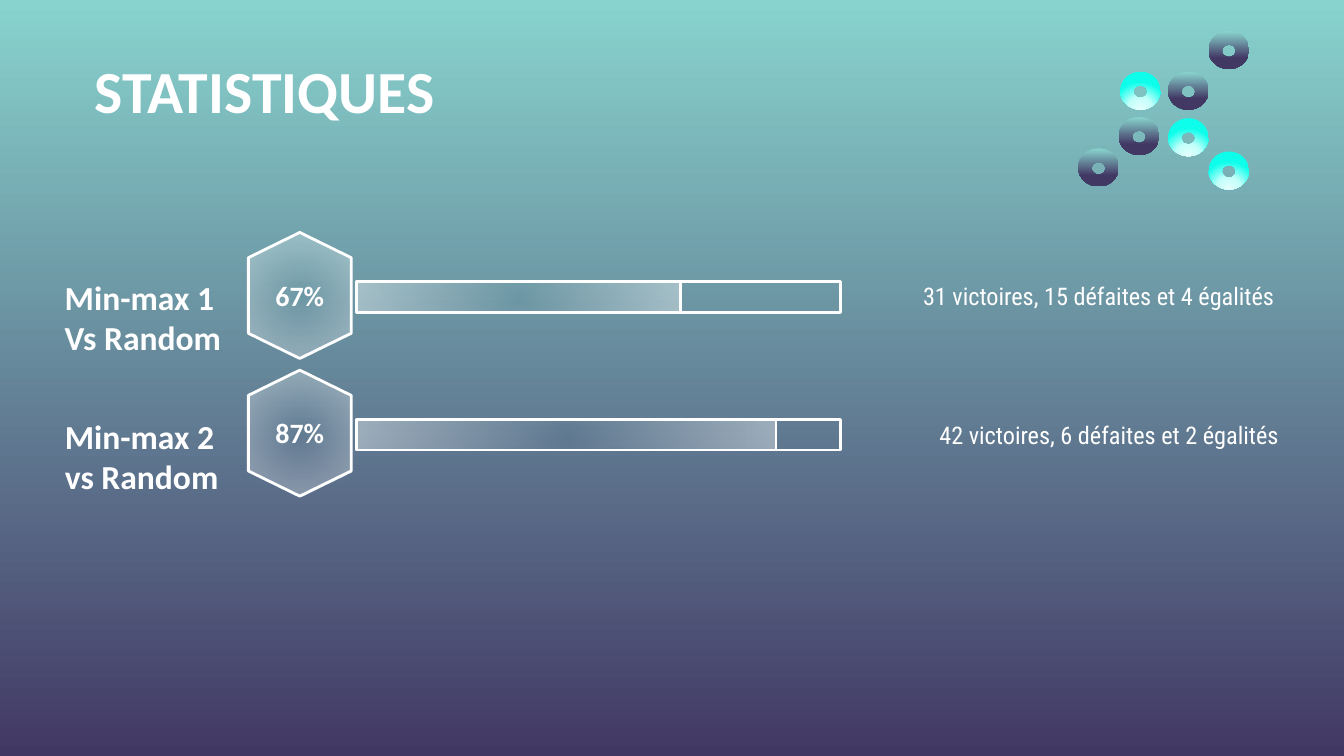
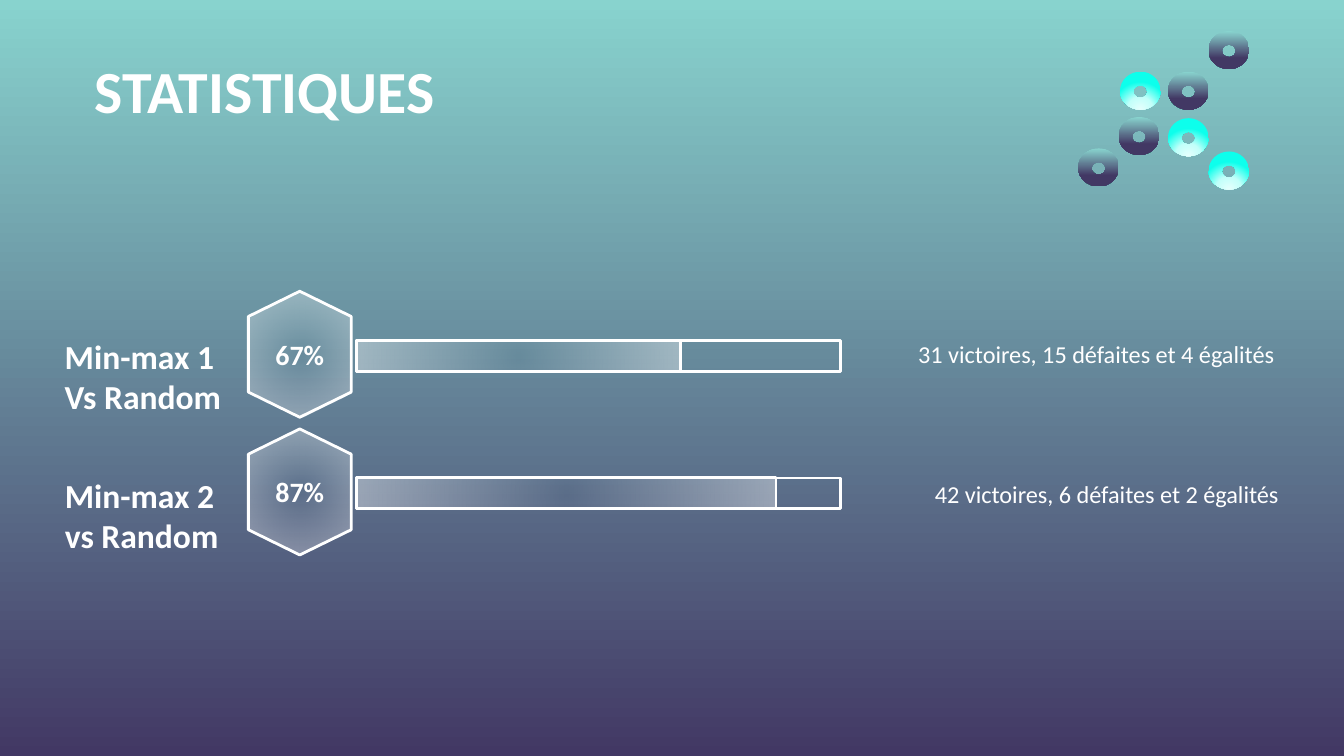
Before and after one commit to mguillevic/Othello, a slide deck: slide 16 of ALIA_Othello FINAL.pptx. Drawn at 1344x756 pixels with LibreOffice and Linux fonts; fonts in the diff are those of the drawing; background and template pictures are left out. Boxes give left, top, right and bottom in pixels: in the first picture for what was removed or moved away, otherwise in the second. Text is boxed around its words. In the diff, an @@ line names an element or a change of style, - is before the commit and + after.

```diff
--- a/ALIA_Othello FINAL.pptx
+++ b/ALIA_Othello FINAL.pptx
@@ text "31 victoires, 15 défaites et ..." at bbox=[918, 346, 1274, 367]: font Roboto Condensed to Calibri @@
@@ 6 texts, 4 rectangles, 2 flow chart preparations: place and size @@
-6 texts, 4 rectangles, 2 flow chart preparations at bbox=[65, 239, 1279, 490]
+6 texts, 4 rectangles, 2 flow chart preparations at bbox=[65, 298, 1278, 549]
@@ text "42 victoires, 6 défaites et ..." at bbox=[935, 486, 1278, 507]: font Roboto Condensed to Calibri @@
```
Also in this commit, not shown: 4 other slides changed.
